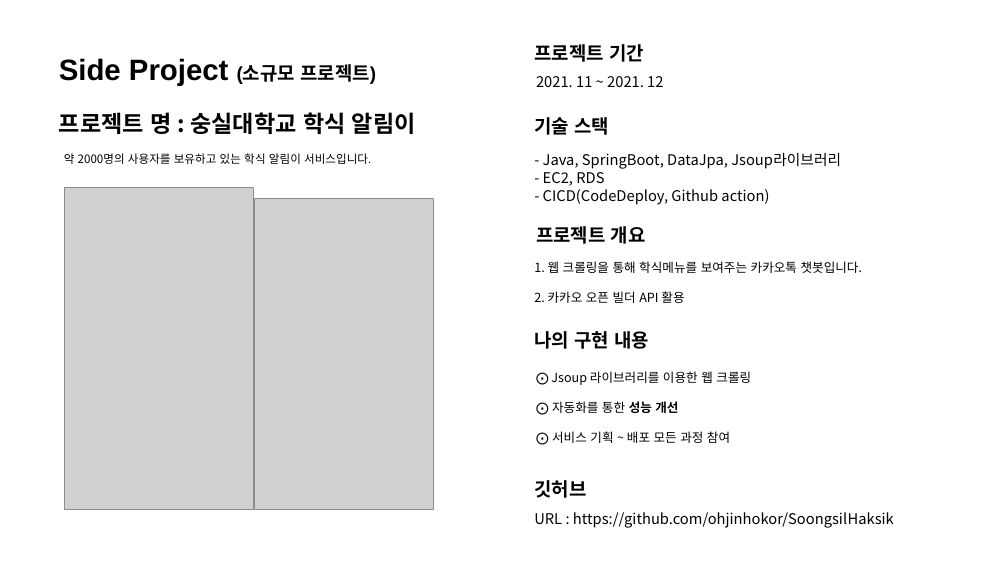
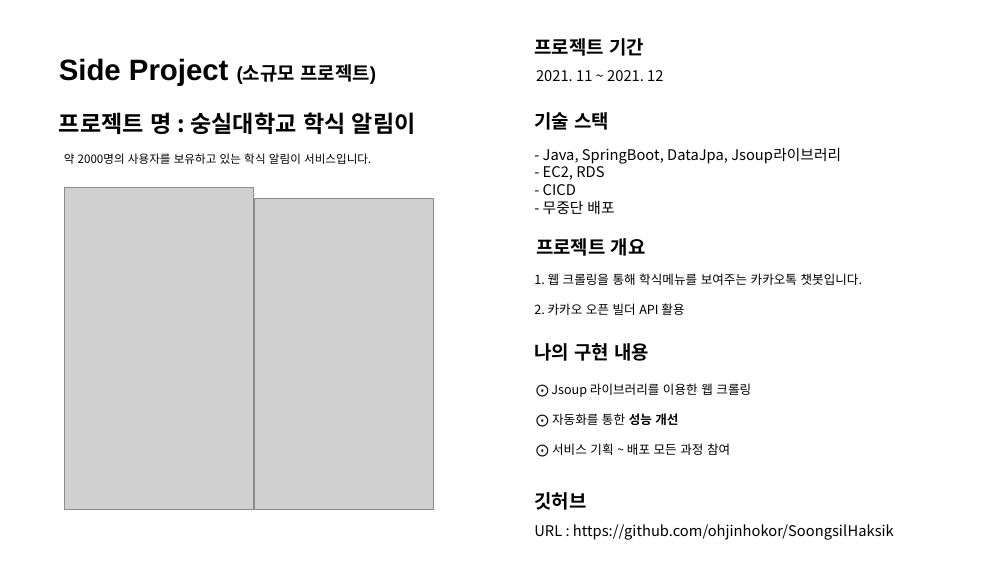
Before and after one commit to ohjinhokor/PortFolio, a slide deck: slide 8 of 오진호 포트폴리오.pptx (slide 7 before the commit). Drawn at 1008x567 pixels with LibreOffice and Linux fonts; fonts in the diff are those of the drawing; grey boxes stand for pictures; background and template pictures are left out. Boxes give left, top, right and bottom in pixels: in the first picture for what was removed or moved away, otherwise in the second. Text is boxed around its words. In the diff, an @@ line names an element or a change of style, - is before the commit and + after.

```diff
--- a/오진호 포트폴리오.pptx
+++ b/오진호 포트폴리오.pptx
@@ 3 texts: place and size @@
-3 texts at box(534, 44, 663, 135)
+3 texts at box(534, 38, 663, 130)
@@ text at box(543, 184, 614, 214): text changed @@
-- CICD(CodeDeploy, Github action)
+- CICD
+- 무중단 배포
@@ 6 texts: place and size @@
-6 texts at box(534, 226, 894, 528)
+6 texts at box(534, 238, 894, 540)
```
Also in this commit, not shown: 4 other slides changed, 1 slide added, 2 other files.
